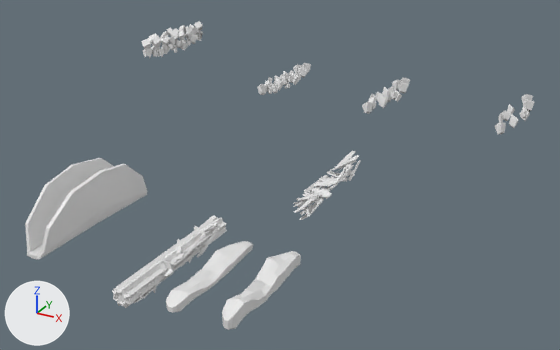
The FBX model FoodTruckVR/Assets/Meshes/FT_Taco_Meat_L3.fbx: old version first, new version second.
One viewpoint serves both versions: a 50 mm lens placed at (3.41, -4.42, 3.15), pointed at (0.42, 1.03, 0.43). The axes (+X, +Y, +Z) are drawn at lower left. The lights are the same throughout. Where no turn or scale is listed for an object, it has been applied to the vertices.
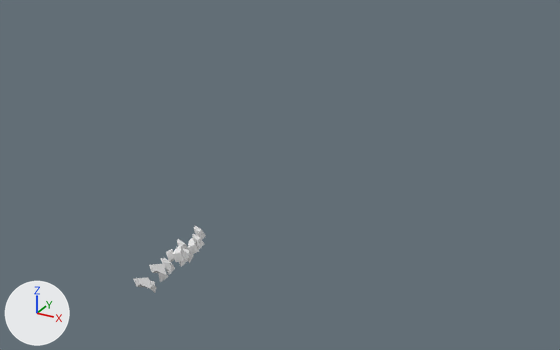
Location of each change, (x1, y1, x2, y2) in pixels of the pictures (560 x 350 px):
'Circle.002', deleted
    before: (25, 158, 147, 260)
'Cube.017', deleted
    before: (222, 251, 301, 330)
'Cylinder.001', deleted
    before: (112, 216, 227, 308)
'Cube.026', deleted
    before: (166, 241, 253, 313)
'Cube.037', deleted
    before: (293, 150, 361, 220)
'Cube.034', deleted
    before: (141, 21, 203, 59)
'Cube.028', deleted
    before: (257, 63, 311, 95)
'Cube.019', deleted
    before: (362, 77, 410, 114)
'Cube.035', deleted
    before: (495, 94, 534, 135)
'Cube.031', deleted
    before: (133, 216, 218, 303)
'Icosphere.000', unchanged, uncovered by the edit
    before: (147, 226, 199, 293)
    after: (133, 226, 206, 293)

The change, as a diff of the scene's bpy script:
```diff
--- a/FoodTruckVR/Assets/Meshes/FT_Taco_Meat_L3.fbx.py
+++ b/FoodTruckVR/Assets/Meshes/FT_Taco_Meat_L3.fbx.py
@@ ob_cube_031 @@
-ob_cube_031 = bpy.data.objects.new('Cube.031', me_cube_087)
-ob_cube_031.location = (0.0, 0.0, 0.0)
@@ ob_cube_017 @@
-ob_cube_017 = bpy.data.objects.new('Cube.017', me_cube_073)
-ob_cube_017.location = (0.84, 0.0, 0.0)
@@ ob_cube_035 @@
-ob_cube_035 = bpy.data.objects.new('Cube.035', me_cube_089)
-ob_cube_035.location = (2.089, 2.32, 0.882)
@@ ob_cube_019 @@
-ob_cube_019 = bpy.data.objects.new('Cube.019', me_cube_075)
-ob_cube_019.location = (0.886, 2.303, 0.875)
@@ ob_cube_034 @@
-ob_cube_034 = bpy.data.objects.new('Cube.034', me_cube_088)
-ob_cube_034.location = (-1.521, 2.206, 1.135)
@@ ob_cylinder_001 @@
-ob_cylinder_001 = bpy.data.objects.new('Cylinder.001', me_cylinder_002)
-ob_cylinder_001.location = (0.0, 0.0, 0.0)
@@ ob_circle_002 @@
-ob_circle_002 = bpy.data.objects.new('Circle.002', me_circle_002)
-ob_circle_002.location = (-0.72, -0.143, 0.204)
@@ ob_cube_028 @@
-ob_cube_028 = bpy.data.objects.new('Cube.028', me_cube_084)
-ob_cube_028.location = (-0.224, 2.297, 0.86)
@@ ob_cube_026 @@
-ob_cube_026 = bpy.data.objects.new('Cube.026', me_cube_082)
-ob_cube_026.location = (0.379, -0.021, -0.012)
@@ ob_cube_037 @@
-ob_cube_037 = bpy.data.objects.new('Cube.037', me_cube_091)
-ob_cube_037.location = (0.727, 1.333, 0.288)
@@ ob_cube_025 @@
-ob_cube_025 = bpy.data.objects.new('Cube.025', me_cube_081)
-ob_cube_025.location = (-0.989, 0.0, 0.0)
```
